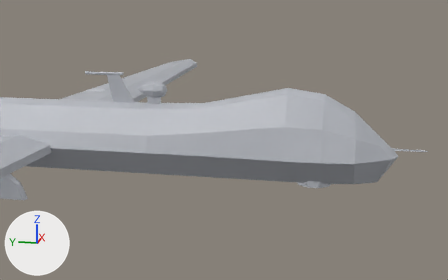
Before and after pictures for a commit that changed the glTF model assets/objects/MQ-9v2.glb.
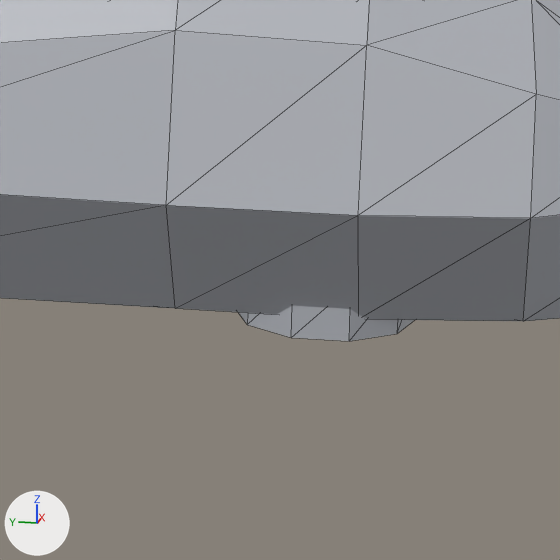
Each version appears first from a 50 mm camera at (-8.67, -4.97, 2.3) aimed at (-0.08, -3.26, 0.16), and next in a close-up on the part from 56% to 80% of the width and 43% to 83% of the height. Arrows for +X, +Y and +Z are at lower left; the lights stay in place. The close-ups show mesh edges as thin lines. Where no turn or scale is listed for an object, it has been applied to the vertices.
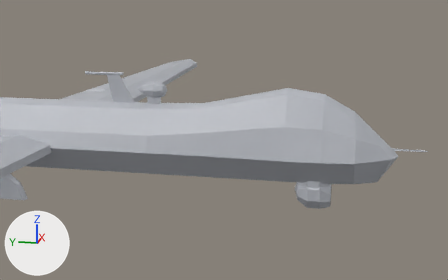
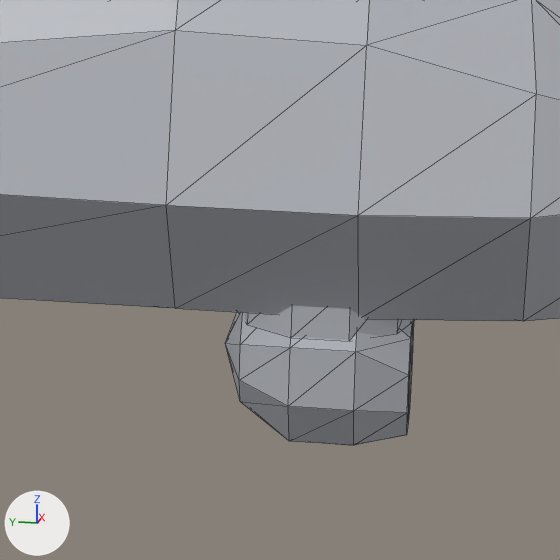
Boxes [x1, y1, x2, y2] around the edits, measured in the close-ups (560 x 560 px):
'Icosphere', added: after [225, 312, 413, 445]

Diff of the bpy script that builds the scene:
```diff
--- a/assets/objects/MQ-9v2.glb.py
+++ b/assets/objects/MQ-9v2.glb.py
@@ mat_material_005 @@
+mat_material_005 = principled_material('Material.005')
+mat_material_005.texture = img_colorpalette
@@ me_icosphere @@
+me_icosphere.from_pydata(...)  # 41 vertices, 78 faces; spans x -0.263..0.263, y -1.261..-0.735, z -0.873..-0.32
+me_icosphere.materials.append(mat_material_005)  # picture img_colorpalette
@@ ob_icosphere @@
+ob_icosphere = bpy.data.objects.new('Icosphere', me_icosphere)
+ob_icosphere.location = (0.0, -3.553, 0.052)
```
